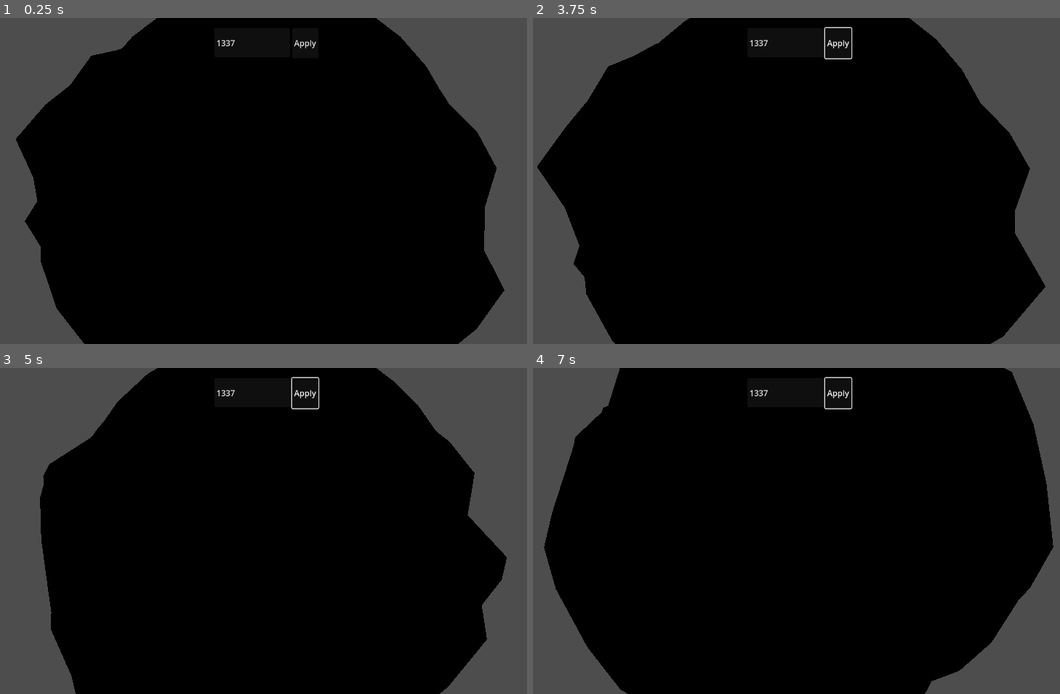
Above: before the commit, frames 1-4 (two rows, left to right).
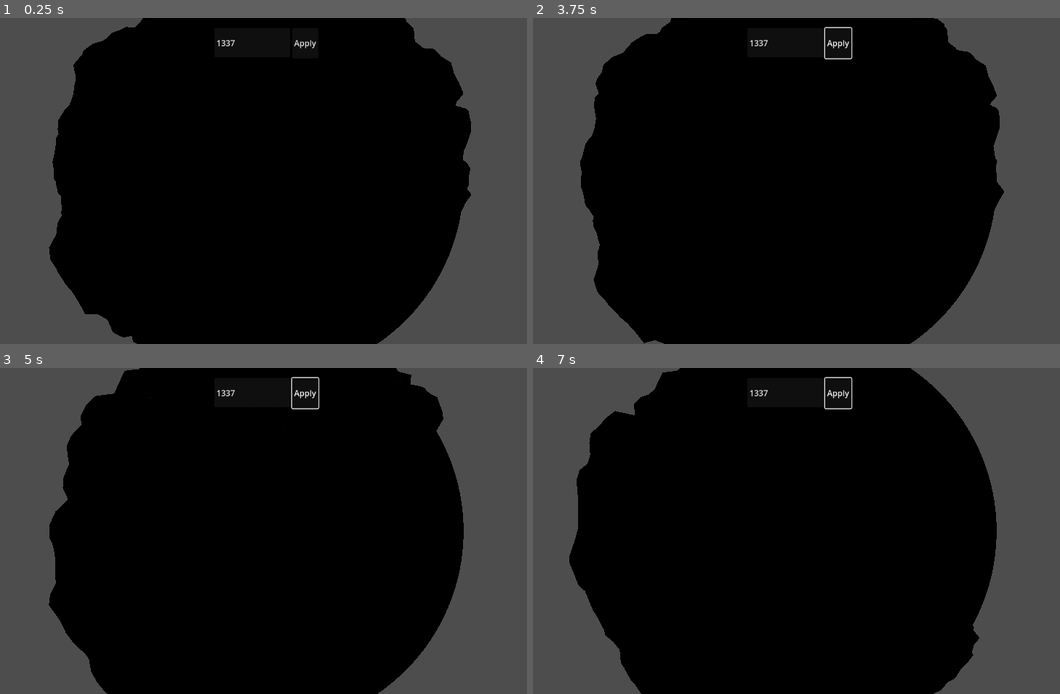
Above: after the commit, the same moments.

Repository: shirafzu/Farkov
Game: Godot game, scene res://scenes/WorldView.tscn
Same seed, same stepped clock (60 frames per second), same inputs: the game is played once before the commit and once after it.
Inputs (mouse positions are in pixels of both pictures, inside the frame that each line leads up to):
- Up to frame 1 (0.25 s): no input
- Up to frame 2 (3.75 s): click "Apply" at 0.5 s; click "Apply" at 1.25 s; click "Apply" at 2 s; tap Enter at 2.75 s; move the mouse to (928, 164) at 2.77 s; click (928, 164) at 2.92 s; tap Space at 3.5 s; drag from (685, 197) to (770, 246) at 3.52 s
- Up to frame 3 (5 s): move the mouse to (326, 459) at 4.27 s; click (326, 459) at 4.42 s
- Up to frame 4 (7 s): tap Enter at 5 s; drag from (770, 596) to (622, 482) at 5.02 s; move the mouse to (975, 579) at 5.77 s; click (975, 579) at 5.92 s; tap Space at 6.5 s; drag from (622, 482) to (712, 449) at 6.52 s

The runs differ from the first frame. In frame 1, 11% of the frame differs, in the area x 3-96%, y 0-100%; in frame 2, 11%; in frame 3, 8.7%; in frame 4, 14%, in the area x 2-99%, y 0-100%.

Commit message:
feat: add dynamic terrain variation and detailed coastline generation
Implement seed-based terrain drama system for diverse world types.
Add sophisticated coastline generation with cellular noise, erosion
patterns, and adaptive smoothing to preserve shoreline features.

- Terrain drama calculation with 0.3-2.5x multiplier
- Plains coverage system with large-scale noise
- Coastline detail with cellular noise and erosion
- Improved LOD subdivisions for higher quality
- Adaptive smoothing that preserves coastlines

🤖 Generated with [Claude Code](https://claude.com/claude-code)

Co-Authored-By: Claude <noreply@anthropic.com>

Diff:
--- a/scripts/WorldGenerator.gd
+++ b/scripts/WorldGenerator.gd
@@ -1,29 +1,39 @@
 extends MeshInstance3D
 
 @export var seed: int = 1337
-@export_range(0, 5, 1) var subdivisions: int = 5
+@export_range(0, 7, 1) var subdivisions: int = 6
 @export var radius: float = 60.0
 @export var sea_level: float = 0.02
 @export var ocean_bias: float = 0.08
 @export var continent_gain: float = 0.48
 @export var continent_power: float = 1.35
-@export var mountain_gain: float = 0.18
-@export var detail_gain: float = 0.08
-@export var ridge_gain: float = 0.12
+@export var mountain_gain: float = 0.08  # Base value (reduced from 0.18)
+@export var detail_gain: float = 0.06    # Base value (reduced from 0.10)
+@export var ridge_gain: float = 0.06     # Base value (reduced from 0.12)
+
+# Terrain Variation - controls how dramatic/flat the terrain is
+@export_range(0.0, 1.0, 0.05) var plains_coverage: float = 0.4  # How much of land is flat plains
+@export_range(0.0, 1.0, 0.05) var extreme_terrain_chance: float = 0.05  # 5% chance for very mountainous worlds
 @export_range(0, 8, 1) var smooth_iterations: int = 3
 @export_range(0.0, 1.0, 0.05) var smooth_strength: float = 0.5
 @export var plate_count: int = 12
 @export_range(0.0, 1.0, 0.05) var continental_ratio: float = 0.55
-@export var boundary_gain: float = 0.12
-@export var hotspot_gain: float = 0.06
+@export var boundary_gain: float = 0.06  # Reduced from 0.12
+@export var hotspot_gain: float = 0.03  # Reduced from 0.06
 @export var warp_strength: float = 0.15
 @export var warp_frequency: float = 0.8
+
+# Coastline Detail Parameters
+@export_range(0.0, 0.2, 0.01) var coastline_detail_strength: float = 0.08
+@export_range(0.0, 1.0, 0.05) var coastline_erosion_strength: float = 0.4
+@export_range(1.0, 10.0, 0.5) var coastline_frequency: float = 3.5
+@export_range(0.0, 0.1, 0.01) var coastline_band_width: float = 0.06
 
 # LOD System
 @export var enable_lod: bool = true
 @export var lod_distances: Array[float] = [50.0, 80.0, 120.0]
 var _lod_meshes: Array[ArrayMesh] = []
-var _lod_subdivisions: Array[int] = [5, 4, 3]  # LOD 0 = highest quality (close), LOD 2 = lowest (far)
+var _lod_subdivisions: Array[int] = [7, 6, 5]  # LOD 0 = highest quality (~80k verts), LOD 2 = lowest (far)
 var _current_lod: int = -1
 var _camera: Camera3D = null
 var _material: ShaderMaterial = null
@@ -33,9 +43,14 @@
 var _detail_noise: FastNoiseLite
 var _ridge_noise: FastNoiseLite
 var _moisture_noise: FastNoiseLite
+var _mid_detail_noise: FastNoiseLite  # Mid-frequency detail for terrain variation
 var _warp_noise_x: FastNoiseLite
 var _warp_noise_y: FastNoiseLite
 var _warp_noise_z: FastNoiseLite
+var _coastline_noise: FastNoiseLite  # High frequency noise for coastline detail
+var _coastline_erosion_noise: FastNoiseLite  # Erosion pattern for natural coastlines
+var _plains_noise: FastNoiseLite  # Large-scale noise for plains regions
+var _terrain_drama: float = 1.0  # Multiplier for terrain height variation (set per-seed)
 var _plates: Array
 var rng_inst: RandomNumberGenerator
 
@@ -67,6 +82,10 @@
 	var rng := RandomNumberGenerator.new()
 	rng.seed = seed
 	rng_inst = rng
+
+	# Calculate terrain drama based on seed - only ~5% worlds are extremely mountainous
+	_terrain_drama = _calculate_terrain_drama(rng)
+
 	_setup_noise(rng)
 	_plates = _generate_plates(rng)
 
@@ -86,6 +105,24 @@
 	else:
 		# Single mesh mode
 		mesh = _generate_mesh_at_subdivision(subdivisions)
+
+# Determines how dramatic/mountainous this world is
+# Returns 0.3-0.6 for most worlds (plains-heavy), 1.5-2.5 for extreme (5%)
+func _calculate_terrain_drama(rng: RandomNumberGenerator) -> float:
+	var roll: float = rng.randf()
+
+	if roll < extreme_terrain_chance:
+		# Extreme mountainous world (5% chance)
+		return rng.randf_range(1.8, 2.5)
+	elif roll < extreme_terrain_chance + 0.15:
+		# Moderately mountainous (15% chance)
+		return rng.randf_range(1.0, 1.5)
+	elif roll < extreme_terrain_chance + 0.15 + 0.30:
+		# Normal varied terrain (30% chance)
+		return rng.randf_range(0.6, 1.0)
+	else:
+		# Plains-dominated world (50% chance)
+		return rng.randf_range(0.3, 0.6)
 
 func _generate_mesh_at_subdivision(subdiv: int) -> ArrayMesh:
 	var ico := _build_icosphere(subdiv, radius)
@@ -160,10 +197,19 @@
 	_detail_noise = FastNoiseLite.new()
 	_detail_noise.seed = int(rng.randi())
 	_detail_noise.noise_type = FastNoiseLite.TYPE_SIMPLEX_SMOOTH
-	_detail_noise.frequency = 2.5
-	_detail_noise.fractal_octaves = 2
+	_detail_noise.frequency = 4.0
+	_detail_noise.fractal_octaves = 3
 	_detail_noise.fractal_lacunarity = 2.0
-	_detail_noise.fractal_gain = 0.35
+	_detail_noise.fractal_gain = 0.4
+
+	# Mid-frequency detail for terrain variation (hills, valleys)
+	_mid_detail_noise = FastNoiseLite.new()
+	_mid_detail_noise.seed = int(rng.randi())
+	_mid_detail_noise.noise_type = FastNoiseLite.TYPE_SIMPLEX_SMOOTH
+	_mid_detail_noise.frequency = 1.5
+	_mid_detail_noise.fractal_octaves = 3
+	_mid_detail_noise.fractal_lacunarity = 2.0
+	_mid_detail_noise.fractal_gain = 0.5
 
 	_moisture_noise = FastNoiseLite.new()
 	_moisture_noise.seed = int(rng.randi())
@@ -190,6 +236,36 @@
 	_warp_noise_z.noise_type = FastNoiseLite.TYPE_SIMPLEX_SMOOTH
 	_warp_noise_z.frequency = warp_frequency
 	_warp_noise_z.fractal_octaves = 2
+
+	# Coastline detail noise - creates jagged shorelines, bays, and peninsulas
+	_coastline_noise = FastNoiseLite.new()
+	_coastline_noise.seed = int(rng.randi())
+	_coastline_noise.noise_type = FastNoiseLite.TYPE_CELLULAR
+	_coastline_noise.frequency = coastline_frequency
+	_coastline_noise.fractal_octaves = 4
+	_coastline_noise.fractal_lacunarity = 2.2
+	_coastline_noise.fractal_gain = 0.55
+	_coastline_noise.cellular_distance_function = FastNoiseLite.DISTANCE_EUCLIDEAN
+	_coastline_noise.cellular_return_type = FastNoiseLite.RETURN_DISTANCE2_DIV
+
+	# Erosion noise for natural-looking coastline irregularity
+	_coastline_erosion_noise = FastNoiseLite.new()
+	_coastline_erosion_noise.seed = int(rng.randi())
+	_coastline_erosion_noise.noise_type = FastNoiseLite.TYPE_SIMPLEX_SMOOTH
+	_coastline_erosion_noise.frequency = coastline_frequency * 2.5
+	_coastline_erosion_noise.fractal_octaves = 5
+	_coastline_erosion_noise.fractal_lacunarity = 2.0
+	_coastline_erosion_noise.fractal_gain = 0.6
+	_coastline_erosion_noise.fractal_type = FastNoiseLite.FRACTAL_FBM
+
+	# Plains noise - large scale regions that flatten terrain
+	_plains_noise = FastNoiseLite.new()
+	_plains_noise.seed = int(rng.randi())
+	_plains_noise.noise_type = FastNoiseLite.TYPE_SIMPLEX_SMOOTH
+	_plains_noise.frequency = 0.5  # Large scale regions
+	_plains_noise.fractal_octaves = 2
+	_plains_noise.fractal_lacunarity = 2.0
+	_plains_noise.fractal_gain = 0.5
 
 func _warp_position(n: Vector3) -> Vector3:
 	var wx := _warp_noise_x.get_noise_3d(n.x, n.y, n.z) * warp_strength
@@ -210,10 +286,60 @@
 	var shaped: float = sign(combined) * pow(abs(combined), continent_power)
 	var low_freq: float = shaped * continent_gain - ocean_bias
 
-	var ridge: float = (1.0 - abs(_ridge_noise.get_noise_3d(n.x, n.y, n.z))) * ridge_gain
-	var detail: float = _detail_noise.get_noise_3d(n.x, n.y, n.z) * detail_gain
-	var mountain: float = ridge * (mountain_gain + 0.04 * (1.0 - abs(n.y)))
-	return base_height + boundary_uplift + hotspot + low_freq + mountain + detail
+	# Calculate plains factor - regions where terrain is flattened
+	var plains_value: float = _plains_noise.get_noise_3d(n.x, n.y, n.z)
+	# Convert to 0-1 range and apply threshold based on plains_coverage
+	var plains_threshold: float = 1.0 - plains_coverage * 2.0  # More coverage = lower threshold
+	var plains_factor: float = smoothstep(plains_threshold - 0.2, plains_threshold + 0.2, plains_value)
+	# Invert: high plains_factor = flat terrain (suppress mountains)
+	var terrain_multiplier: float = (1.0 - plains_factor * 0.85) * _terrain_drama
+
+	# Apply terrain drama to mountainous features
+	var effective_ridge_gain: float = ridge_gain * terrain_multiplier
+	var effective_mountain_gain: float = mountain_gain * terrain_multiplier
+	var effective_detail_gain: float = detail_gain * (0.5 + terrain_multiplier * 0.5)  # Detail is less affected
+
+	var ridge: float = (1.0 - abs(_ridge_noise.get_noise_3d(n.x, n.y, n.z))) * effective_ridge_gain
+	var detail: float = _detail_noise.get_noise_3d(n.x, n.y, n.z) * effective_detail_gain
+	var mountain: float = ridge * (effective_mountain_gain + 0.02 * (1.0 - abs(n.y)))
+
+	# Mid-frequency detail (hills, valleys) - only on land, reduced in plains
+	var base_elevation: float = base_height + boundary_uplift + hotspot + low_freq
+	var land_mask: float = clamp((base_elevation - sea_level) / 0.1, 0.0, 1.0)
+	var mid_detail: float = _mid_detail_noise.get_noise_3d(n.x, n.y, n.z) * 0.04 * land_mask * terrain_multiplier
+
+	var pre_coastline_height: float = base_elevation + mountain + detail + mid_detail
+
+	# Coastline detail - apply extra noise near sea level for complex shorelines
+	var coastline_proximity: float = _coastline_band_factor(pre_coastline_height)
+	var coastline_detail: float = 0.0
+	if coastline_proximity > 0.01:
+		# Cellular noise for irregular coastline shapes (bays, peninsulas, islands)
+		var cell_noise: float = _coastline_noise.get_noise_3d(n.x, n.y, n.z)
+		# Erosion noise for fine detail
+		var erosion: float = _coastline_erosion_noise.get_noise_3d(n.x, n.y, n.z)
+		# Combine with asymmetric effect (more land erosion than sea fill)
+		var raw_detail: float = cell_noise * 0.6 + erosion * 0.4
+		# Apply asymmetric erosion - land erodes more than ocean fills
+		if pre_coastline_height > sea_level:
+			coastline_detail = raw_detail * coastline_detail_strength * coastline_proximity * (1.0 + coastline_erosion_strength)
+		else:
+			coastline_detail = raw_detail * coastline_detail_strength * coastline_proximity * (1.0 - coastline_erosion_strength * 0.5)
+
+	return pre_coastline_height + coastline_detail
+
+# GDScript smoothstep implementation
+func smoothstep(edge0: float, edge1: float, x: float) -> float:
+	var t: float = clamp((x - edge0) / (edge1 - edge0), 0.0, 1.0)
+	return t * t * (3.0 - 2.0 * t)
+
+# Calculate how close a height is to the coastline (sea_level)
+func _coastline_band_factor(height: float) -> float:
+	var distance_from_sea: float = abs(height - sea_level)
+	if distance_from_sea > coastline_band_width:
+		return 0.0
+	# Smooth falloff from coastline
+	return 1.0 - (distance_from_sea / coastline_band_width)
 
 func _temperature_from_latitude(lat: float, height: float) -> float:
 	var base: float = 1.0 - abs(lat) # equator warm, poles cold
@@ -402,19 +528,38 @@
 
 	return is_coastline
 
-func _compute_smoothing_weights(heights: PackedFloat32Array, is_coastline: PackedByteArray) -> PackedFloat32Array:
+func _compute_smoothing_weights(heights: PackedFloat32Array, is_coastline: PackedByteArray, neighbors: Array) -> PackedFloat32Array:
 	var weights := PackedFloat32Array()
 	weights.resize(heights.size())
 
+	# First pass: mark vertices near coastlines (within 2 hops)
+	var near_coastline := PackedByteArray()
+	near_coastline.resize(heights.size())
 	for i in range(heights.size()):
 		if is_coastline[i] == 1:
-			weights[i] = 0.1  # Preserve coastlines
+			near_coastline[i] = 2  # Direct coastline
+		else:
+			# Check if neighbor is coastline
+			for n_i in neighbors[i]:
+				if is_coastline[n_i] == 1:
+					near_coastline[i] = 1  # One hop from coastline
+					break
+
+	for i in range(heights.size()):
+		if is_coastline[i] == 1:
+			weights[i] = 0.0  # Completely preserve direct coastline vertices
+		elif near_coastline[i] == 1:
+			weights[i] = 0.15  # Very light smoothing near coastlines
 		elif heights[i] < sea_level:
-			weights[i] = 0.95  # Heavy smoothing for ocean
+			# Gradual smoothing in ocean - less near shore
+			var depth: float = sea_level - heights[i]
+			weights[i] = clamp(0.3 + depth * 4.0, 0.3, 0.9)
 		elif heights[i] > 0.25:
 			weights[i] = 0.2  # Preserve mountain peaks
+		elif heights[i] < sea_level + 0.05:
+			weights[i] = 0.25  # Light smoothing on beaches/low coastal land
 		else:
-			weights[i] = 0.6  # Moderate smoothing for land
+			weights[i] = 0.5  # Moderate smoothing for inland
 
 	return weights
 
@@ -454,8 +599,8 @@
 	# Detect coastlines
 	var is_coastline := _detect_coastlines(heights, neighbors)
 
-	# Compute adaptive smoothing weights
-	var weights := _compute_smoothing_weights(heights, is_coastline)
+	# Compute adaptive smoothing weights (pass neighbors for near-coastline detection)
+	var weights := _compute_smoothing_weights(heights, is_coastline, neighbors)
 
 	# Taubin smoothing (shrink-free)
 	var lambda_val := strength
